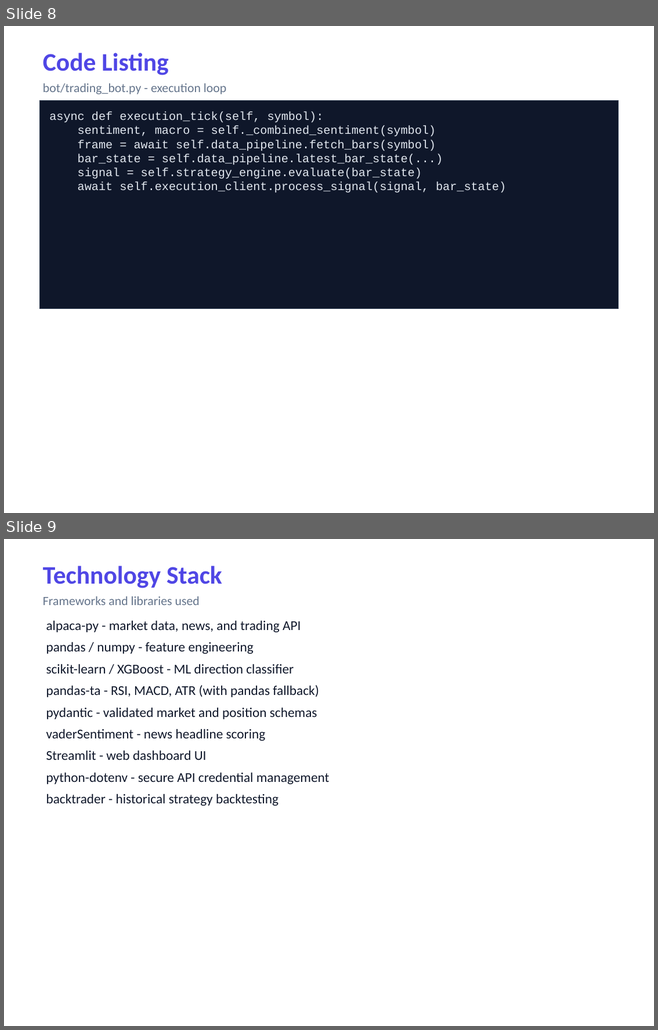
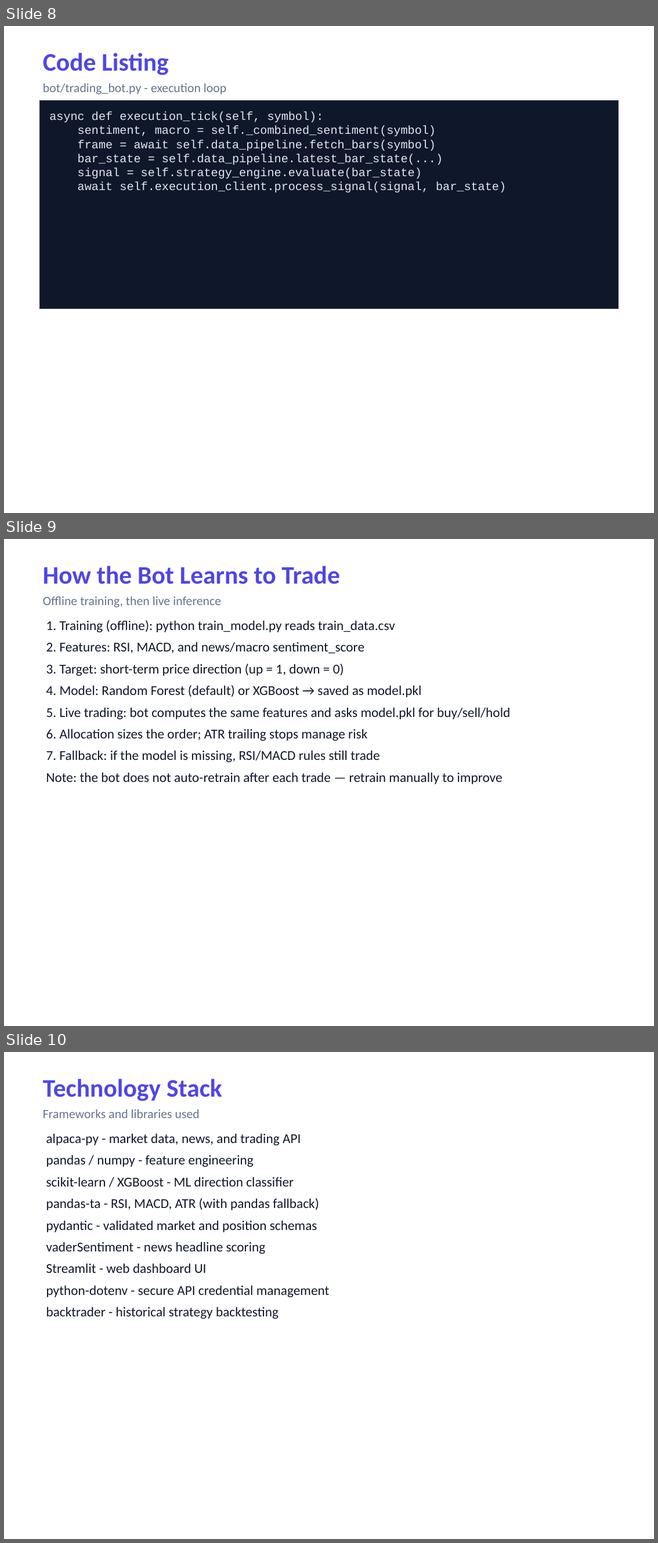
Before and after one commit to MarioH88/aiautobottrader, a slide deck: docs/AI_AutoBot_Trader_Progress_Report_v2.pptx. Shown one above the other, each under a label of ours: slides 8 and 9 before the commit, slides 8, 9 and 10 after it. The pictures are 658x1030 and 658x1543 pixels, drawn with LibreOffice and Linux fonts; fonts in the diff are those of the drawing. Boxes give left, top, right and bottom in pixels: in the first picture for what was removed or moved away, otherwise in the second. Text is boxed around its words. In the diff, an @@ line names an element or a change of style, - is before the commit and + after.

Commit message:
Complete crypto, scheduler, broker stops, and deployment tooling.
Bring the bot to full feature coverage with stock/crypto data, trading windows, alpaca-py dashboard, Docker deploy, docs, and tests while keeping secrets out of git.

```diff
--- a/docs/AI_AutoBot_Trader_Progress_Report_v2.pptx
+++ b/docs/AI_AutoBot_Trader_Progress_Report_v2.pptx
@@ slide 9 added at (4, 539, 654, 1026), background #FFFFFF @@
@@ text added at (43, 566, 340, 584), 28 pt, text #4F46E5, bold @@
+How the Bot Learns to Trade
@@ text added at (43, 596, 221, 607), 14 pt, text #64748B @@
+Offline training, then live inference
@@ text added at (46, 620, 510, 784), 15 pt, text #0F172A @@
+1. Training (offline): python train_model.py reads train_data.csv
+2. Features: RSI, MACD, and news/macro sentiment_score
+3. Target: short-term price direction (up = 1, down = 0)
+4. Model: Random Forest (default) or XGBoost → saved as model.pkl
+5. Live trading: bot computes the same features and asks model.pkl for buy/sell/hold
+6. Allocation sizes the order; ATR trailing stops manage risk
+7. Fallback: if the model is missing, RSI/MACD rules still trade
+Note: the bot does not auto-retrain after each trade — retrain manually to improve
@@ what was slide 9 is now slide 10 @@
```
Also in this commit, not shown: 8 slides changed, 31 other files.
